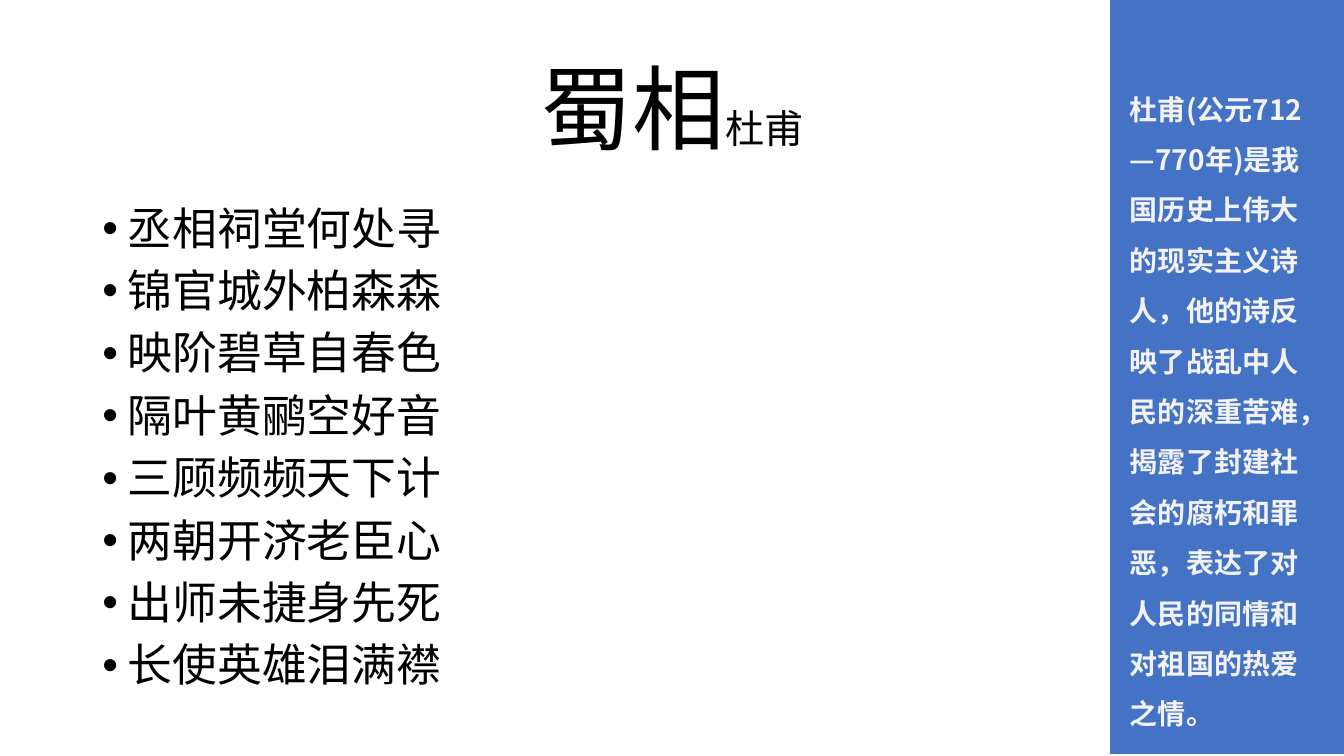
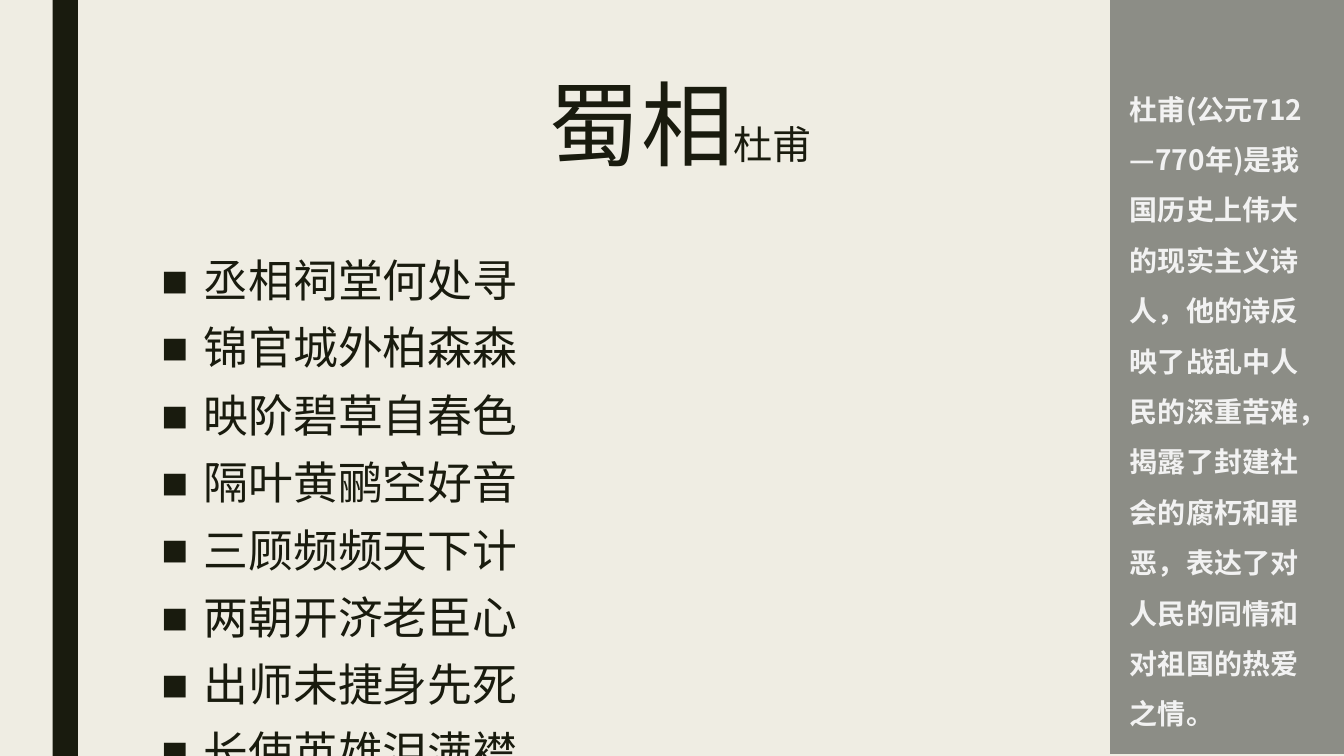
Before and after one commit to ChuckTest/ppt-test, a slide deck: slide 5 of Exercise1.pptx. Drawn at 1344x756 pixels with LibreOffice and Linux fonts; fonts in the diff are those of the drawing; background and template pictures are left out. Boxes give left, top, right and bottom in pixels: in the first picture for what was removed or moved away, otherwise in the second. Text is boxed around its words. In the diff, an @@ line names an element or a change of style, - is before the commit and + after.

```diff
--- a/Exercise1.pptx
+++ b/Exercise1.pptx
@@ background #FFFFFF to #EFEDE3 @@
@@ rectangle added at [52, 0, 78, 756], fill #191B0E @@
@@ rectangle "杜甫(公元712—770年)是我国历史上伟大的现实主义诗人，他的诗反映了战乱中人民的深重苦难，揭露了封建社会的腐朽和罪恶 ..." at [1110, 0, 1344, 754]: fill #4472C4 to #8C8D86 @@
@@ title "蜀相杜甫": place and size @@
-title "蜀相杜甫" at [540, 65, 803, 151]
+title "蜀相杜甫" at [549, 81, 812, 167]
@@ title "蜀相杜甫" at [549, 81, 812, 167]: text colour #000000 to #191B0E; line spacing 0.9 to 0.89; vertical alignment middle to top @@
@@ text "丞相祠堂何处寻": place and size @@
-text "丞相祠堂何处寻" at [128, 207, 442, 685]
+text "丞相祠堂何处寻" at [204, 259, 518, 705]
@@ text "丞相祠堂何处寻" at [204, 259, 518, 705]: text colour #000000 to #191B0E; bullet • to ■; line spacing 0.9 to 0.94; more space between paragraphs @@
```
Also in this commit, not shown: 5 other slides changed.
